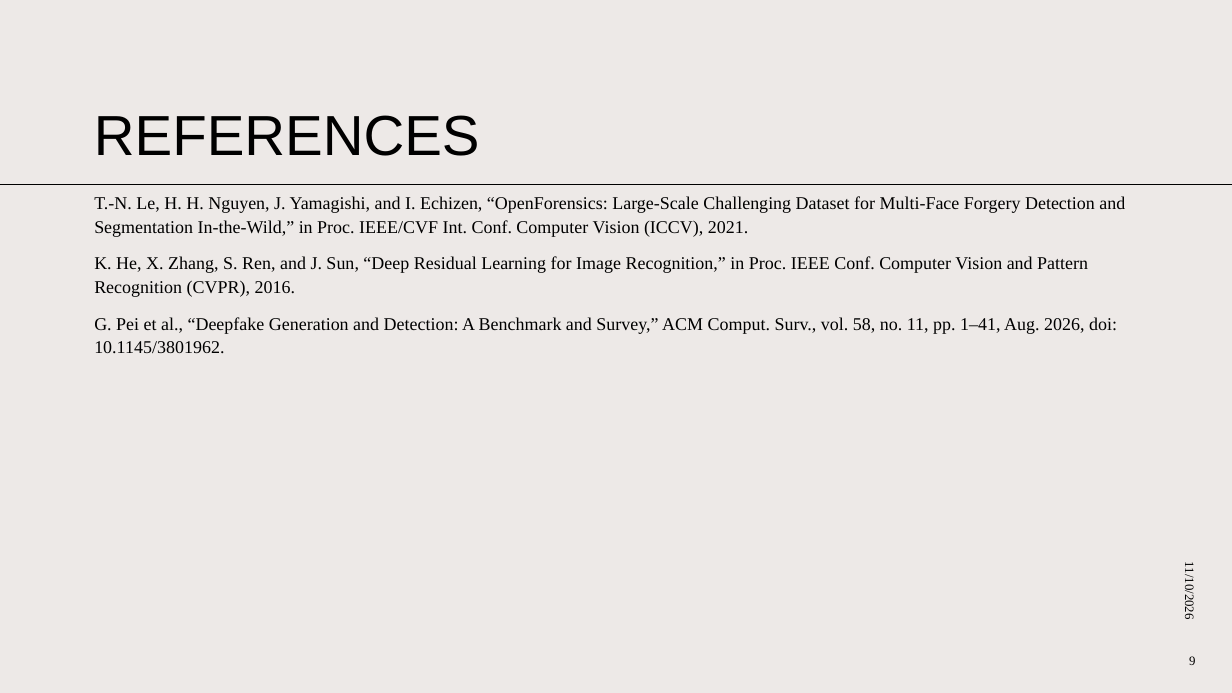
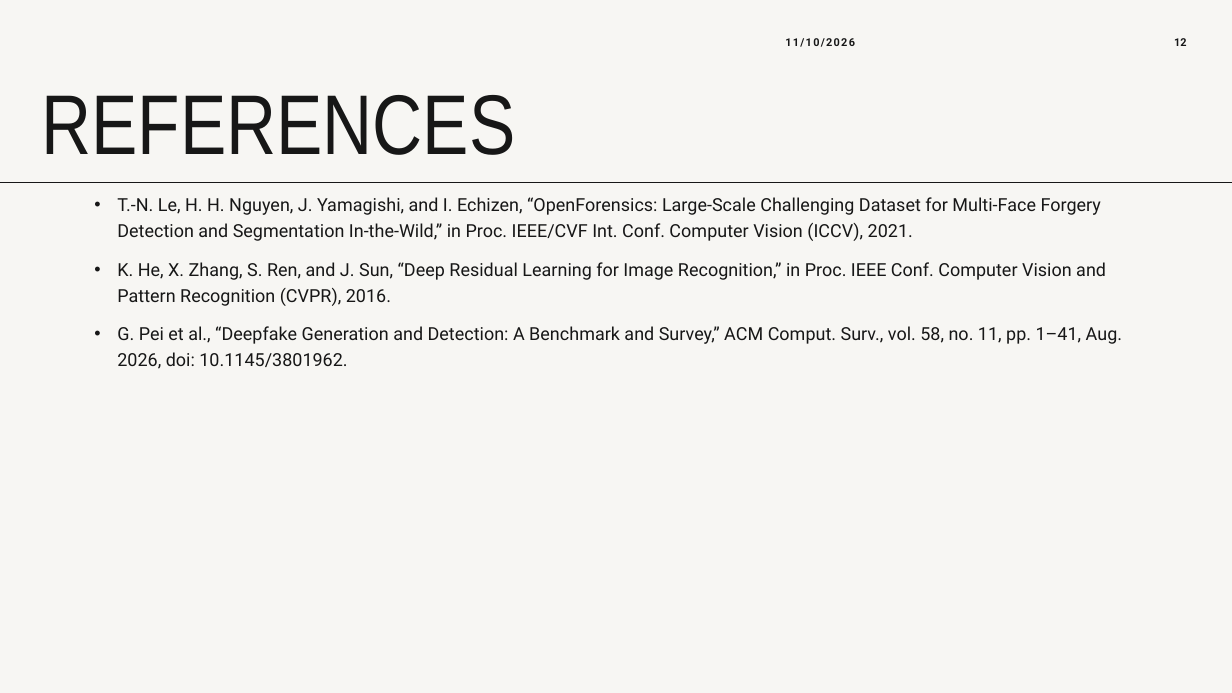
Before and after one commit to elpaelpa/COSC-3326-Assignments, a slide deck: slide 12 of Project/docs/Results.pptx (slide 9 before the commit). Drawn at 1232x693 pixels with LibreOffice and Linux fonts; fonts in the diff are those of the drawing. Boxes give left, top, right and bottom in pixels: in the first picture for what was removed or moved away, otherwise in the second. Text is boxed around its words. In the diff, an @@ line names an element or a change of style, - is before the commit and + after.

```diff
--- a/Project/docs/Results.pptx
+++ b/Project/docs/Results.pptx
@@ background #EDE9E7 to #F7F6F3 @@
@@ text "11/10/2026": place and size @@
-text "11/10/2026" at [1182, 568, 1196, 619]
+text "11/10/2026" at [785, 38, 855, 47]
@@ text "11/10/2026" at [785, 38, 855, 47]: size 10 to 8.5 pt, font Times New Roman to Roboto, text colour #000000 to #171717, letter spacing 0 to 1 pt, bold on; alignment right to left; rotation 90 to 0 degrees @@
@@ page number added at [1174, 38, 1187, 46], 8.5 pt, text #171717, bold @@
+12
@@ title "REFERENCES": place and size @@
-title "REFERENCES" at [94, 115, 480, 156]
+title "REFERENCES" at [42, 95, 516, 155]
@@ title "REFERENCES" at [42, 95, 516, 155]: size 44 to 66 pt, font Arial to Arial Narrow, text colour #000000 to #171717; line spacing 0.9 to 0.7 @@
@@ line moved from (1232, 184) - (0, 184) to (0, 182) - (1232, 182) @@
@@ line (0, 182) - (1232, 182): stroke #000000 0.5 pt to #171717 0.75 pt @@
@@ text "T.-N. Le, H. H. Nguyen, ..." at [117, 197, 1122, 369]: font Times New Roman to Roboto, text colour #000000 to #171717; bullet none to •; line spacing 1.1 to 1.2 @@
@@ page number removed at [1189, 656, 1195, 665] @@
-9
```
Also in this commit, not shown: 8 other slides changed, 3 slides added, 8 other files.
